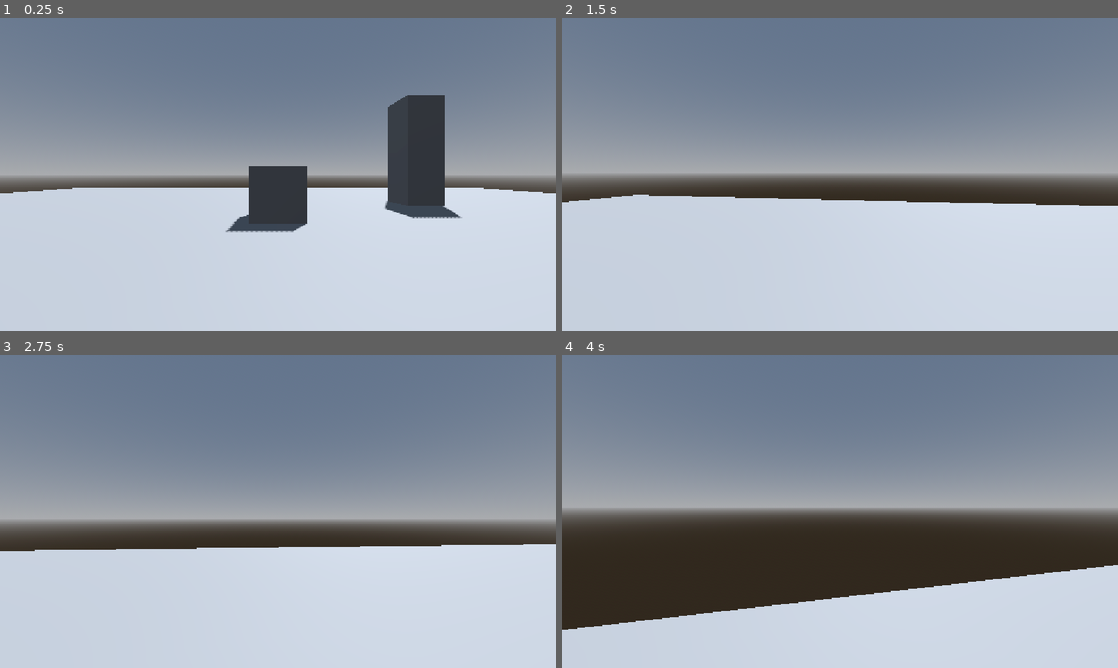
Above: before the commit, frames 1-4 (two rows, left to right).
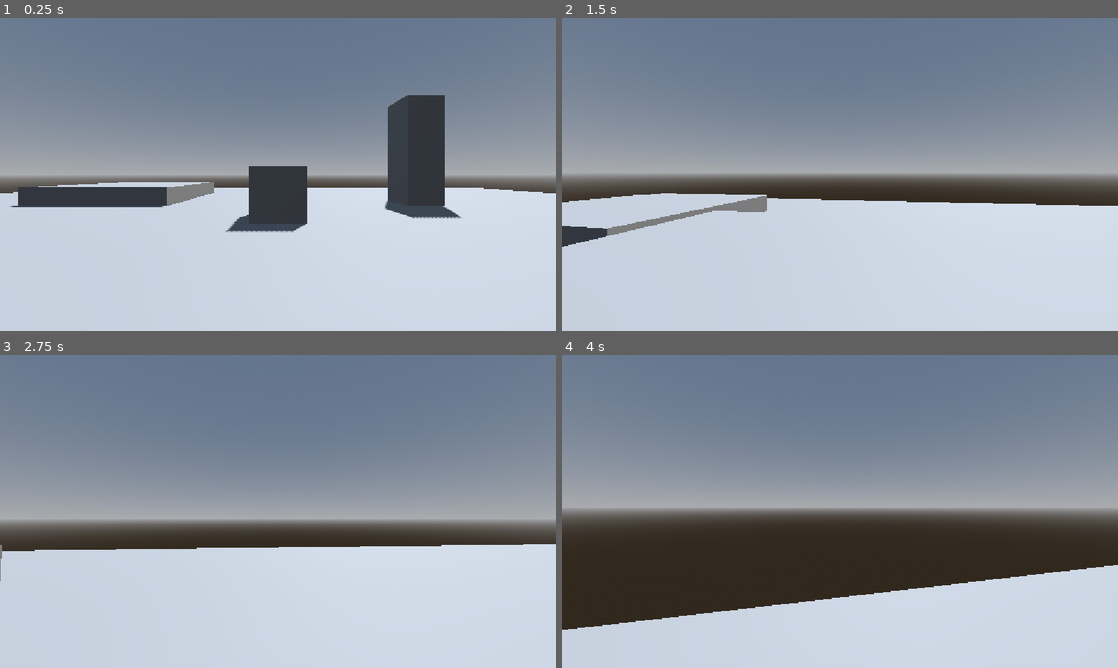
Above: after the commit, the same moments.

Repository: HossGDev/shard-hunter-3d
Game: Godot game, scene res://scenes/main.tscn
Same seed, same stepped clock (60 frames per second), same inputs: the game is played once before the commit and once after it.
Inputs (mouse positions are in pixels of both pictures, inside the frame that each line leads up to):
- Up to frame 1 (0.25 s): no input
- Up to frame 2 (1.5 s): tap Enter at 0.5 s; move the mouse to (867, 174) at 0.52 s; hold W (move_forward) from 0.53 s (still down); tap Shift (dash) at 0.6, 1.35 s; tap Space (jump) at 0.77 s; move the mouse to (812, 174) at 1.27 s
- Up to frame 3 (2.75 s): keep holding W (move_forward); tap Space (jump) at 1.52 s; move the mouse to (289, 505) at 2.02 s; tap Shift (dash) at 2.1 s
- Up to frame 4 (4 s): keep holding W (move_forward); move the mouse to (834, 517) at 2.77 s; tap Shift (dash) at 2.85, 3.6 s; tap Space (jump) at 3.02, 3.77 s; move the mouse to (878, 514) at 3.52 s

The runs differ from the first frame. In frame 1, 2.4% of the frame differs, in the area x 1-39%, y 52-61%; in frame 2, 1.2%; in frame 3, less than 0.1%; in frame 4, nothing differs.

Commit message:
Create initial test level

Diff:
--- a/scenes/main.tscn
+++ b/scenes/main.tscn
@@ -25,6 +25,10 @@
 
 [sub_resource type="BoxMesh" id="BoxMesh_yr3x7"]
 size = Vector3(2, 6, 2)
+
+[sub_resource type="SphereMesh" id="SphereMesh_gctc7"]
+radius = 1.5
+height = 2.0
 
 [node name="Main" type="Node3D" unique_id=970497831]
 
@@ -54,3 +58,11 @@
 [node name="Tower" type="MeshInstance3D" parent="." unique_id=924940423]
 transform = Transform3D(1, 0, 0, 0, 1, 0, 0, 0, 1, 8, 3, -12)
 mesh = SubResource("BoxMesh_yr3x7")
+
+[node name="Hill" type="CSGBox3D" parent="." unique_id=1147727609]
+transform = Transform3D(1, 0, 0, 0, 1, 0, 0, 0, 1, -10, 0, -15)
+size = Vector3(8, 2, 8)
+
+[node name="Rocks" type="MeshInstance3D" parent="." unique_id=1877300233]
+transform = Transform3D(1, 0, 0, 0, 1, 0, 0, 0, 1, 8, 1, -4)
+mesh = SubResource("SphereMesh_gctc7")
